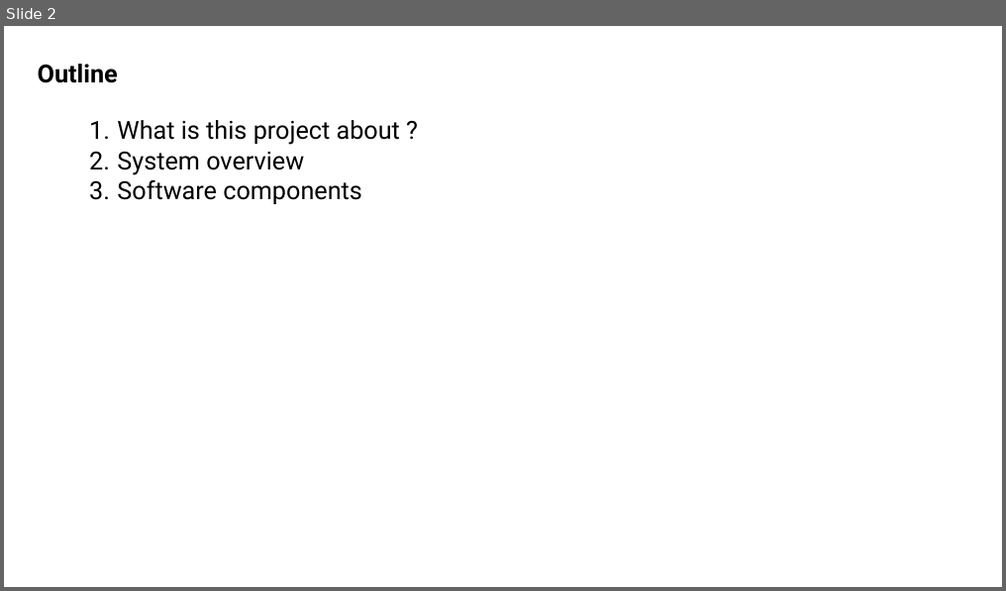
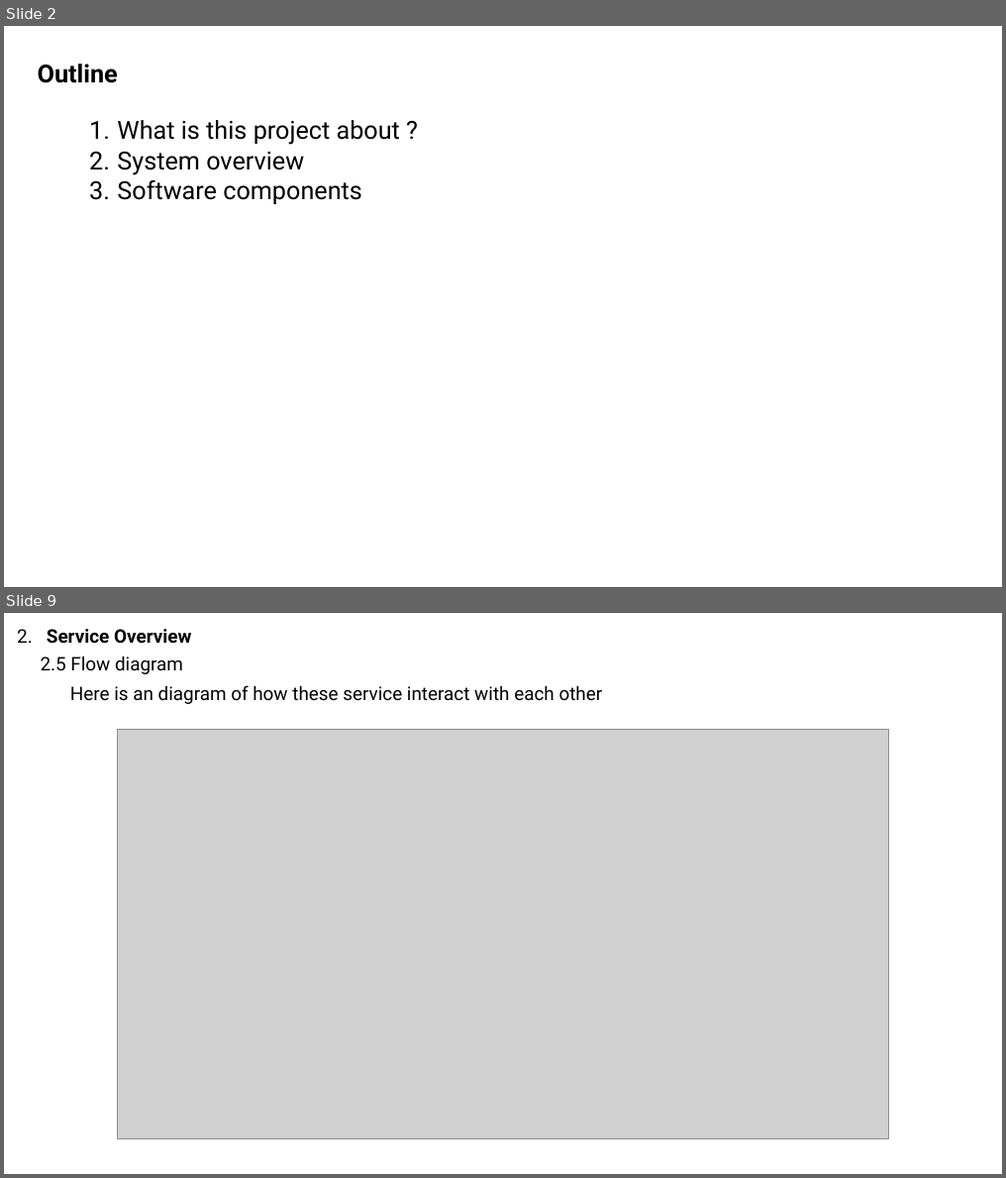
Before and after one commit to truongvanhuy2000/Video-Streaming, a slide deck: Docs/Overview.pptx. Shown one above the other, each under a label of ours: slide 2 before the commit, slides 2 and 9 after it; the slides between them are not shown. The pictures are 1006x591 and 1006x1178 pixels, drawn with LibreOffice and Linux fonts; fonts in the diff are those of the drawing; grey boxes stand for pictures. Boxes give left, top, right and bottom in pixels: in the first picture for what was removed or moved away, otherwise in the second. Text is boxed around its words. In the diff, an @@ line names an element or a change of style, - is before the commit and + after.

```diff
--- a/Docs/Overview.pptx
+++ b/Docs/Overview.pptx
@@ slide 9 added at (4, 613, 1002, 1174), background #FFFFFF @@
@@ text added at (17, 629, 191, 644), 18 pt, text #000000, bold @@
+2. Service Overview
@@ text added at (41, 656, 183, 674), 18 pt, text #000000 @@
+2.5 Flow diagram
@@ text added at (70, 685, 603, 704), 18 pt, text #000000 @@
+Here is an diagram of how these service interact with each other
@@ picture added at (117, 729, 888, 1140) @@
```
Also in this commit, not shown: 7 slides changed, 2 other slides added, 2 slides removed.
